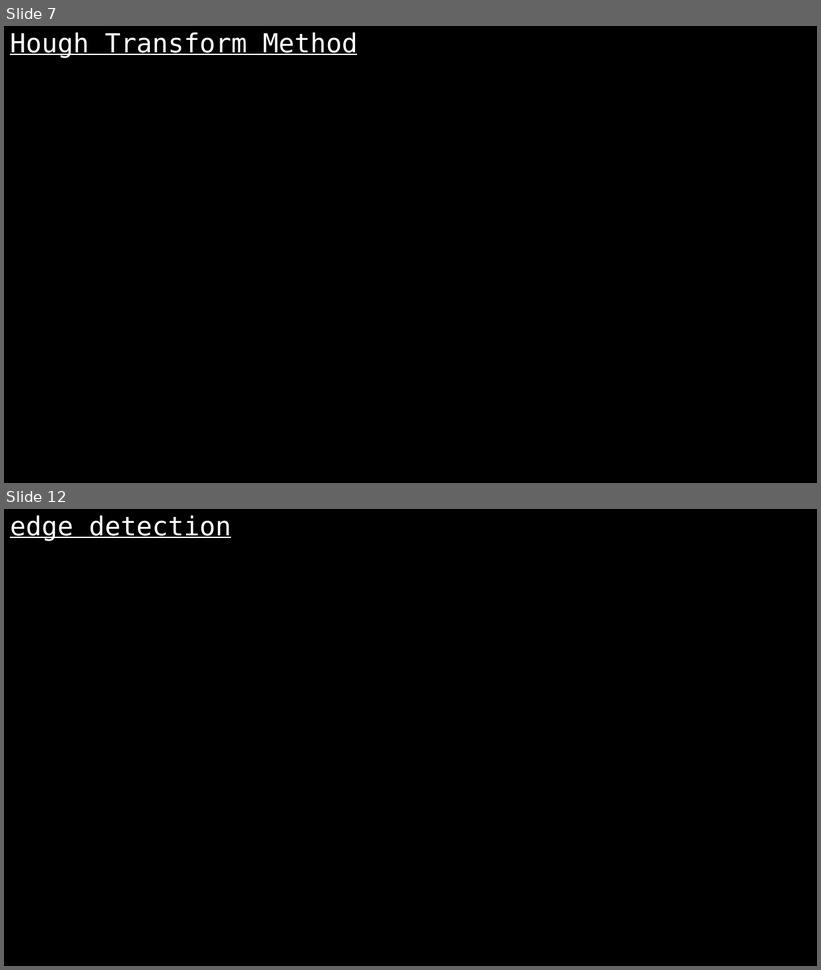
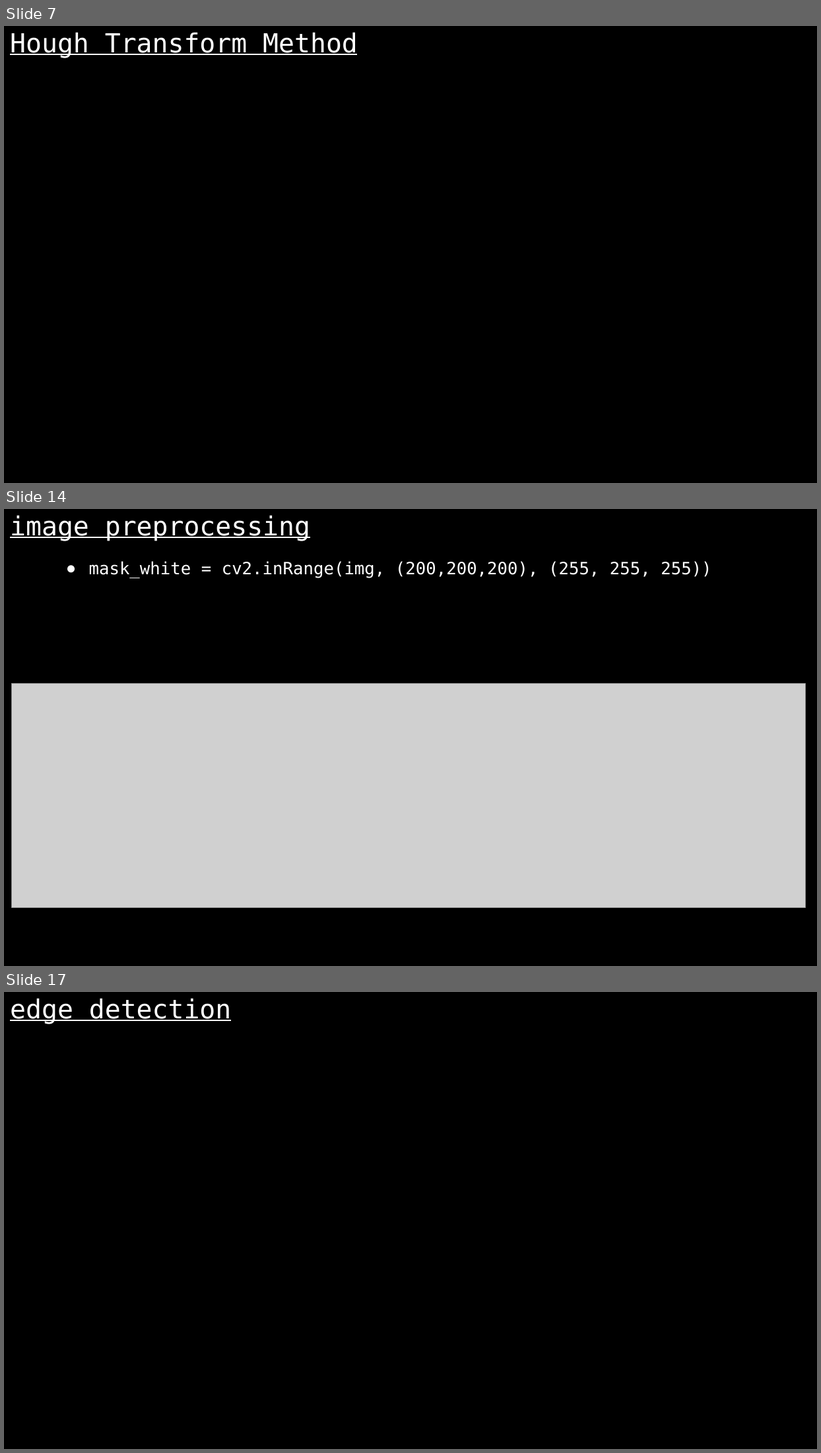
Before and after one commit to karthikeyanrathore/Lane-Line-Detection, a slide deck: laneline.pptx. Shown one above the other, each under a label of ours: slides 7 and 12 before the commit, slides 7, 14 and 17 after it; the slides between them are not shown. The pictures are 821x970 and 821x1453 pixels, drawn with LibreOffice and Linux fonts; fonts in the diff are those of the drawing; grey boxes stand for pictures. Boxes give left, top, right and bottom in pixels: in the first picture for what was removed or moved away, otherwise in the second. Text is boxed around its words. In the diff, an @@ line names an element or a change of style, - is before the commit and + after.

```diff
--- a/laneline.pptx
+++ b/laneline.pptx
@@ slide 14 added at [4, 509, 817, 966], background #000000 @@
@@ title added at [10, 515, 310, 541], 31 pt, text #FFFFFF, underline @@
+image preprocessing
@@ text added at [89, 561, 712, 578], 20 pt, text #FFFFFF @@
+● mask_white = cv2.inRange(img, (200,200,200), (255, 255, 255))
@@ picture added at [12, 683, 805, 908] @@
@@ what was slide 12 is now slide 17 @@
```
Also in this commit, not shown: 2 slides changed, 10 other slides added, 6 slides removed, 11 other files.
